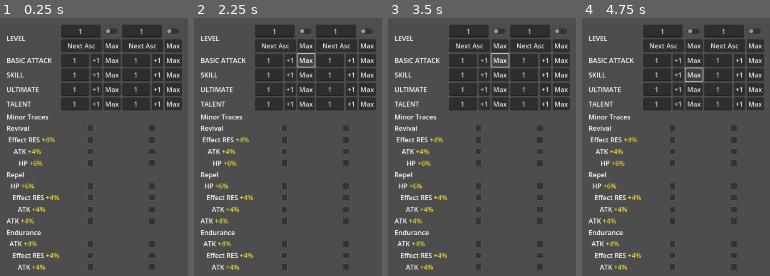
Above: before the commit, frames 1-4 (left to right).
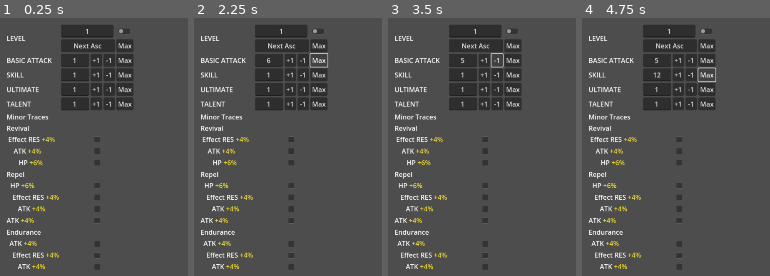
Above: after the commit, the same moments.

Repository: Rydahhhhhh/HoyoPlanner
Game: Godot game, scene res://Scenes/Character Planner Menu/character_planner_menu.tscn
The game is run twice, just before and just after one commit, with the same random seed, the same clock (stepped at 60 frames per second) and the same inputs.
Inputs (mouse positions are in pixels of both pictures, inside the frame that each line leads up to):
- Up to frame 1 (0.25 s): no input
- Up to frame 2 (2.25 s): click "Max" at 0.5 s; click "+1" at 1.25 s; click "Max" at 2 s
- Up to frame 3 (3.5 s): click (497, 59) at 2.75 s, where only the run after the commit has a clickable "-1"
- Up to frame 4 (4.75 s): click "+1" at 3.5 s; click "Max" at 4.25 s

The runs differ from the first frame. In frame 1, 11% of the frame differs, in the area x 3-97%, y 2-98%; in frame 2, 11%; in frame 3, 11%; in frame 4, 12%.

Commit message:
Seperated things into scenes

Diff:
--- a/Scenes/Character Planner Menu/Input Column.tscn
+++ b/Scenes/Character Planner Menu/Input Column.tscn
@@ -44,197 +44,3 @@
 unique_name_in_owner = true
 layout_mode = 2
 text = "Max"
-
-[node name="Container InputLv BasicAtk" type="VBoxContainer" parent="."]
-custom_minimum_size = Vector2(0, 31)
-layout_mode = 2
-size_flags_horizontal = 5
-metadata/_edit_lock_ = true
-
-[node name="InputLv BasicAtk Row 1" type="HBoxContainer" parent="Container InputLv BasicAtk"]
-layout_mode = 2
-
-[node name="InputLv BasicAtk" type="LineEdit" parent="Container InputLv BasicAtk/InputLv BasicAtk Row 1"]
-unique_name_in_owner = true
-layout_mode = 2
-size_flags_horizontal = 3
-text = "1"
-alignment = 1
-
-[node name="InputLv BasicAtk Add" type="Button" parent="Container InputLv BasicAtk/InputLv BasicAtk Row 1"]
-unique_name_in_owner = true
-layout_mode = 2
-text = "+1"
-
-[node name="InputLv BasicAtk Max" type="Button" parent="Container InputLv BasicAtk/InputLv BasicAtk Row 1"]
-unique_name_in_owner = true
-layout_mode = 2
-size_flags_horizontal = 3
-text = "Max"
-
-[node name="Container InputLv Skill" type="VBoxContainer" parent="."]
-custom_minimum_size = Vector2(0, 31)
-layout_mode = 2
-size_flags_horizontal = 5
-metadata/_edit_lock_ = true
-
-[node name="InputLv Skill Row 1" type="HBoxContainer" parent="Container InputLv Skill"]
-layout_mode = 2
-
-[node name="InputLv Skill" type="LineEdit" parent="Container InputLv Skill/InputLv Skill Row 1"]
-unique_name_in_owner = true
-layout_mode = 2
-size_flags_horizontal = 3
-text = "1"
-alignment = 1
-
-[node name="InputLv Skill Add" type="Button" parent="Container InputLv Skill/InputLv Skill Row 1"]
-unique_name_in_owner = true
-layout_mode = 2
-text = "+1"
-
-[node name="InputLv Skill Max" type="Button" parent="Container InputLv Skill/InputLv Skill Row 1"]
-unique_name_in_owner = true
-layout_mode = 2
-text = "Max
-"
-
-[node name="Container InputLv Ultimate" type="VBoxContainer" parent="."]
-custom_minimum_size = Vector2(0, 31)
-layout_mode = 2
-size_flags_horizontal = 5
-metadata/_edit_lock_ = true
-
-[node name="Container InputLv Ultimate Row 1" type="HBoxContainer" parent="Container InputLv Ultimate"]
-layout_mode = 2
-
-[node name="InputLv Ultimate" type="LineEdit" parent="Container InputLv Ultimate/Container InputLv Ultimate Row 1"]
-unique_name_in_owner = true
-layout_mode = 2
-size_flags_horizontal = 3
-text = "1"
-alignment = 1
-
-[node name="InputLv Ultimate Add" type="Button" parent="Container InputLv Ultimate/Container InputLv Ultimate Row 1"]
-unique_name_in_owner = true
-layout_mode = 2
-text = "+1"
-
-[node name="InputLv Ultimate Max" type="Button" parent="Container InputLv Ultimate/Container InputLv Ultimate Row 1"]
-unique_name_in_owner = true
-layout_mode = 2
-text = "Max"
-
-[node name="Container InputLv Talent" type="VBoxContainer" parent="."]
-custom_minimum_size = Vector2(0, 31)
-layout_mode = 2
-size_flags_horizontal = 5
-metadata/_edit_lock_ = true
-
-[node name="Container InputLv Talent Row 1" type="HBoxContainer" parent="Container InputLv Talent"]
-layout_mode = 2
-
-[node name="InputLv Talent" type="LineEdit" parent="Container InputLv Talent/Container InputLv Talent Row 1"]
-unique_name_in_owner = true
-layout_mode = 2
-size_flags_horizontal = 3
-text = "1"
-alignment = 1
-
-[node name="InputLv Talent Add" type="Button" parent="Container InputLv Talent/Container InputLv Talent Row 1"]
-unique_name_in_owner = true
-layout_mode = 2
-text = "+1"
-
-[node name="InputLv Talent Max" type="Button" parent="Container InputLv Talent/Container InputLv Talent Row 1"]
-unique_name_in_owner = true
-layout_mode = 2
-text = "Max"
-
-[node name="Spacing" type="Control" parent="."]
-custom_minimum_size = Vector2(0, 23)
-layout_mode = 2
-size_flags_horizontal = 4
-metadata/_edit_lock_ = true
-
-[node name="CheckBox" type="CheckBox" parent="."]
-custom_minimum_size = Vector2(0, 24)
-layout_mode = 2
-size_flags_horizontal = 4
-icon_alignment = 1
-metadata/_edit_lock_ = true
-
-[node name="CheckBox2" type="CheckBox" parent="."]
-custom_minimum_size = Vector2(0, 24)
-layout_mode = 2
-size_flags_horizontal = 4
-icon_alignment = 1
-metadata/_edit_lock_ = true
-
-[node name="CheckBox3" type="CheckBox" parent="."]
-custom_minimum_size = Vector2(0, 24)
-layout_mode = 2
-size_flags_horizontal = 4
-icon_alignment = 1
-metadata/_edit_lock_ = true
-
-[node name="CheckBox11" type="CheckBox" parent="."]
-custom_minimum_size = Vector2(0, 24)
-layout_mode = 2
-size_flags_horizontal = 4
-icon_alignment = 1
-metadata/_edit_lock_ = true
-
-[node name="Spacing2" type="Control" parent="."]
-custom_minimum_size = Vector2(0, 23)
-layout_mode = 2
-size_flags_horizontal = 4
-metadata/_edit_lock_ = true
-
-[node name="CheckBox4" type="CheckBox" parent="."]
-custom_minimum_size = Vector2(0, 24)
-layout_mode = 2
-size_flags_horizontal = 4
-metadata/_edit_lock_ = true
-
-[node name="CheckBox5" type="CheckBox" parent="."]
-custom_minimum_size = Vector2(0, 24)
-layout_mode = 2
-size_flags_horizontal = 4
-metadata/_edit_lock_ = true
-
-[node name="CheckBox6" type="CheckBox" parent="."]
-custom_minimum_size = Vector2(0, 24)
-layout_mode = 2
-size_flags_horizontal = 4
-metadata/_edit_lock_ = true
-
-[node name="CheckBox7" type="CheckBox" parent="."]
-custom_minimum_size = Vector2(0, 24)
-layout_mode = 2
-size_flags_horizontal = 4
-metadata/_edit_lock_ = true
-
-[node name="Control3" type="Control" parent="."]
-custom_minimum_size = Vector2(0, 23)
-layout_mode = 2
-size_flags_horizontal = 4
-metadata/_edit_lock_ = true
-
-[node name="CheckBox8" type="CheckBox" parent="."]
-custom_minimum_size = Vector2(0, 24)
-layout_mode = 2
-size_flags_horizontal = 4
-metadata/_edit_lock_ = true
-
-[node name="CheckBox9" type="CheckBox" parent="."]
-custom_minimum_size = Vector2(0, 24)
-layout_mode = 2
-size_flags_horizontal = 4
-metadata/_edit_lock_ = true
-
-[node name="CheckBox10" type="CheckBox" parent="."]
-custom_minimum_size = Vector2(0, 24)
-layout_mode = 2
-size_flags_horizontal = 4
-metadata/_edit_lock_ = true
--- /dev/null
+++ b/Scenes/Character Planner Menu/InputLv Container.tscn
@@ -0,0 +1,33 @@
+[gd_scene load_steps=3 format=3 uid="uid://c7i87uu6gjuk7"]
+
+[ext_resource type="Script" path="res://Scenes/Character Planner Menu/input_lv_container.gd" id="1_vkixj"]
+[ext_resource type="PackedScene" uid="uid://bvfxhovxygquo" path="res://Scenes/Character Planner Menu/input_lv.tscn" id="2_81pm3"]
+
+[node name="InputLv Container" type="HBoxContainer"]
+offset_right = 174.0
+offset_bottom = 31.0
+script = ExtResource("1_vkixj")
+
+[node name="InputLv" parent="." instance=ExtResource("2_81pm3")]
+layout_mode = 2
+
+[node name="InputLv Add" type="Button" parent="."]
+custom_minimum_size = Vector2(27, 0)
+layout_mode = 2
+text = "+1"
+metadata/_edit_lock_ = true
+
+[node name="InputLv Sub" type="Button" parent="."]
+custom_minimum_size = Vector2(27, 0)
+layout_mode = 2
+text = "-1"
+metadata/_edit_lock_ = true
+
+[node name="InputLv Max" type="Button" parent="."]
+layout_mode = 2
+text = "Max"
+metadata/_edit_lock_ = true
+
+[connection signal="pressed" from="InputLv Add" to="." method="add_pressed"]
+[connection signal="pressed" from="InputLv Sub" to="." method="sub_pressed"]
+[connection signal="pressed" from="InputLv Max" to="." method="max_pressed"]
--- a/Scenes/Character Planner Menu/character_planner_menu.gd
+++ b/Scenes/Character Planner Menu/character_planner_menu.gd
@@ -3,14 +3,31 @@
 
 const INPUT_COLUMN = preload("res://Scenes/Character Planner Menu/Input Column.tscn")
 
-@export var test: bool:
-	set(v):
-		_ready()
+func _ready() -> void:
+	add_star_rail_input_column()
 
-# Called when the node enters the scene tree for the first time.
-func _ready() -> void:
-	add_grid_column(INPUT_COLUMN.instantiate())
-
-# Called every frame. 'delta' is the elapsed time since the previous frame.
-func _process(delta: float) -> void:
-	pass
+# ========================================= #
+#                  COLUMNS                  #
+# ========================================= #
+func add_star_rail_input_column():
+	var column = INPUT_COLUMN.instantiate()
+	column.add_input_lv_container("BasicAtk", 6)
+	column.add_input_lv_container("Skill", 12)
+	column.add_input_lv_container("Ultimate", 12)
+	column.add_input_lv_container("Talent", 12)
+	column.add_spacer(false)
+	column.add_spacer(false)
+	column.add_check_box("")
+	column.add_check_box("")
+	column.add_check_box("")
+	column.add_spacer(false)
+	column.add_check_box("")
+	column.add_check_box("")
+	column.add_check_box("")
+	column.add_check_box("")
+	column.add_spacer(false)
+	column.add_check_box("")
+	column.add_check_box("")
+	column.add_check_box("")
+	add_grid_column(column)
+	return
--- a/Scenes/Character Planner Menu/character_planner_menu.tscn
+++ b/Scenes/Character Planner Menu/character_planner_menu.tscn
@@ -1,8 +1,6 @@
-[gd_scene load_steps=7 format=3 uid="uid://cw8toj2wvpp2p"]
+[gd_scene load_steps=5 format=3 uid="uid://cw8toj2wvpp2p"]
 
 [ext_resource type="Script" path="res://Scenes/Character Planner Menu/character_planner_menu.gd" id="1_ckroi"]
-[ext_resource type="PackedScene" uid="uid://by4fblho7gyhf" path="res://Scenes/Character Planner Menu/Input Column.tscn" id="2_a14fo"]
-[ext_resource type="Script" path="res://Scenes/Character Planner Menu/input_column.gd" id="3_1sygw"]
 
 [sub_resource type="SystemFont" id="SystemFont_xckqa"]
 font_names = PackedStringArray("Segoe UI")
@@ -90,7 +88,7 @@
 
 [node name="Passive 1" type="RichTextLabel" parent="Label Columns"]
 clip_contents = false
-custom_minimum_size = Vector2(0, 24)
+custom_minimum_size = Vector2(0, 23)
 layout_mode = 2
 size_flags_horizontal = 0
 size_flags_vertical = 4
@@ -257,8 +255,3 @@
 fit_content = true
 scroll_active = false
 autowrap_mode = 0
-
-[node name="Input Column" type="VBoxContainer" parent="." instance=ExtResource("2_a14fo")]
-layout_mode = 2
-script = ExtResource("3_1sygw")
-metadata/_edit_lock_ = true
--- a/Scenes/Character Planner Menu/input_column.gd
+++ b/Scenes/Character Planner Menu/input_column.gd
@@ -1,62 +1,24 @@
 @tool
 extends VBoxContainer
 
-@onready var input_lv_character: LineEdit = %"InputLv Character"
-@onready var input_lv_basic_atk: LineEdit = %"InputLv BasicAtk"
-@onready var input_lv_skill: LineEdit = %"InputLv Skill"
-@onready var input_lv_ultimate: LineEdit = %"InputLv Ultimate"
-@onready var input_lv_talent: LineEdit = %"InputLv Talent"
+const INPUT_LV_CONTAINER = preload("res://Scenes/Character Planner Menu/InputLv Container.tscn")
 
-@onready var input_lv_nodes = [
-	input_lv_character,
-	input_lv_basic_atk,
-	input_lv_skill,
-	input_lv_ultimate,
-	input_lv_talent
-]
-
-# Called when the node enters the scene tree for the first time.
 func _ready() -> void:
-	for input_lv_node in input_lv_nodes:
-		input_lv_node.text_changed.connect(text_input_changed.bind(input_lv_node))
-
-# Called every frame. 'delta' is the elapsed time since the previous frame.
-func _process(delta: float) -> void:
 	pass
 
 # ============================================================== #
-#                           TEXT INPUT                           #
+#                          ROW CREATION                          #
 # ============================================================== #
-
-func text_input_changed(new_text: String, input_lv_node: LineEdit):
-	validate_int_input(new_text, input_lv_node)
-
-	var max = 0
-	match input_lv_node:
-		input_lv_character: max = 80
-		input_lv_basic_atk: max = 6
-		input_lv_skill: max = 12
-		input_lv_ultimate: max = 12
-		input_lv_talent: max = 12
-
-	var lv = input_lv_node.text as int
-
-	if lv > max:
-		input_lv_node.text = str(max)
-		input_lv_node.caret_column = len(str(max))
+func add_input_lv_container(container_name_suffix: String, max_lv: int):
+	var input_lv_container = INPUT_LV_CONTAINER.instantiate()
+	add_child(input_lv_container)
+	input_lv_container.name = "InputLv Container %s" % container_name_suffix
+	await input_lv_container.ready
+	input_lv_container.input_lv.max_lv = max_lv
 
 
-func validate_int_input(new_text: String, input_lv_node: LineEdit) -> void:
-	var results = RegEx.create_from_string(r"\D+").search_all(new_text)
-	# Avoids possible indexing issues
-	results.reverse()
-
-	# Going to avoid settings the text directly when possible
-	# Otherwise LineEdit sets the caret_column to 0
-	for result in results:
-		input_lv_node.delete_text(result.get_start(), result.get_end())
-
-	# Currently, you aren't able to backspace on a single character
-	# May opt to settings this after focus is removed instead
-	if input_lv_node.text.is_empty():
-		input_lv_node.insert_text_at_caret("1")
+func add_check_box(container_name_suffix: String):
+	var check_box = CheckBox.new()
+	add_child(check_box)
+	check_box.size_flags_horizontal = Control.SIZE_SHRINK_CENTER
+	return
--- /dev/null
+++ b/Scenes/Character Planner Menu/input_lv.gd
@@ -0,0 +1,69 @@
+@tool
+extends LineEdit
+
+signal lv_changed(to: int)
+signal min_lv_changed(to: int)
+signal max_lv_changed(to: int)
+
+var lv: int = 1: set = set_lv
+var min_lv: int = 1: set = set_min_lv
+var max_lv: int = 1: set = set_max_lv
+var queued_lv = null
+
+func _ready() -> void:
+	# lv = lv triggers the setter and will validate it's current value
+	var update_lv = func(signal_param): lv = lv
+	min_lv_changed.connect(update_lv)
+	max_lv_changed.connect(update_lv)
+
+# ====================================================== #
+#                    SETTER & GETTERS                    #
+# ====================================================== #
+func set_lv(new_lv):
+	# Currently, you aren't able to backspace on a single character
+	# May opt to setting this after focus is removed instead
+	if new_lv < min_lv:
+		new_lv = min_lv
+	elif new_lv > max_lv:
+		new_lv = max_lv
+
+	text = str(new_lv)
+	caret_column = len(text)
+
+	lv = text as int
+	lv_changed.emit(lv)
+	return
+
+func set_min_lv(new_min_lv):
+	if min_lv != new_min_lv:
+		min_lv = new_min_lv
+		min_lv_changed.emit(new_min_lv)
+
+func set_max_lv(new_max_lv):
+	if max_lv != new_max_lv:
+		max_lv = new_max_lv
+		max_lv_changed.emit(new_max_lv)
+
+# ====================================================== #
+#                   SIGNAL CONNECTIONS                   #
+# ====================================================== #
+func text_input_changed(new_text: String):
+	var new_lv_str := RegEx.create_from_string(r"\D+").sub(new_text, "", true)
+	assert(new_lv_str.is_valid_int() or new_lv_str.is_empty())
+
+	text = new_lv_str
+	# Only updates the internal lv once you're done typing
+	if has_focus():
+		queued_lv = min_lv if new_lv_str.is_empty() else new_lv_str as int
+	return
+
+func _on_focus_exited() -> void:
+	if queued_lv != null:
+		# GdScript doesn't allow typed variables to be null
+		assert(queued_lv is int)
+		lv = queued_lv
+	queued_lv = null
+
+# ====================================================== #
+#                      END OF FILE                       #
+# ====================================================== #
--- /dev/null
+++ b/Scenes/Character Planner Menu/input_lv.tscn
@@ -0,0 +1,14 @@
+[gd_scene load_steps=2 format=3 uid="uid://bvfxhovxygquo"]
+
+[ext_resource type="Script" path="res://Scenes/Character Planner Menu/input_lv.gd" id="1_njlcy"]
+
+[node name="InputLv" type="LineEdit"]
+size_flags_horizontal = 3
+text = "1"
+alignment = 1
+context_menu_enabled = false
+script = ExtResource("1_njlcy")
+metadata/_edit_lock_ = true
+
+[connection signal="focus_exited" from="." to="." method="_on_focus_exited"]
+[connection signal="text_changed" from="." to="." method="text_input_changed"]
--- /dev/null
+++ b/Scenes/Character Planner Menu/input_lv_container.gd
@@ -0,0 +1,25 @@
+@tool
+extends HBoxContainer
+
+@onready var input_lv: LineEdit = $"InputLv"
+@onready var input_lv_add: Button = $"InputLv Add"
+@onready var input_lv_sub: Button = $"InputLv Sub"
+@onready var input_lv_max: Button = $"InputLv Max"
+
+func _notification(what: int) -> void:
+	match what:
+		NOTIFICATION_SORT_CHILDREN:
+			# Ensures the +1 and -1 Buttons have the same width
+			var add_sub_btn_size = max(input_lv_add.get_minimum_size().x, input_lv_sub.get_minimum_size().x)
+			input_lv_add.custom_minimum_size.x = add_sub_btn_size
+			input_lv_sub.custom_minimum_size.x = add_sub_btn_size
+
+# ====================================================== #
+#                     BUTTON PRESSES                     #
+# ====================================================== #
+func add_pressed(): input_lv.lv += 1
+func sub_pressed(): input_lv.lv -= 1
+func max_pressed(): input_lv.lv = input_lv.max_lv
+# ====================================================== #
+#                      END OF FILE                       #
+# ====================================================== #
--- a/Scenes/Character Planner Menu/level_select_input.gd
+++ /dev/null
@@ -1,14 +0,0 @@
-extends LineEdit
-
-
-# Called when the node enters the scene tree for the first time.
-func _ready() -> void:
-	pass # Replace with function body.
-
-
-# Called every frame. 'delta' is the elapsed time since the previous frame.
-func _process(delta: float) -> void:
-	pass
-
-func _unhandled_key_input(event: InputEvent) -> void:
-	print(event)
